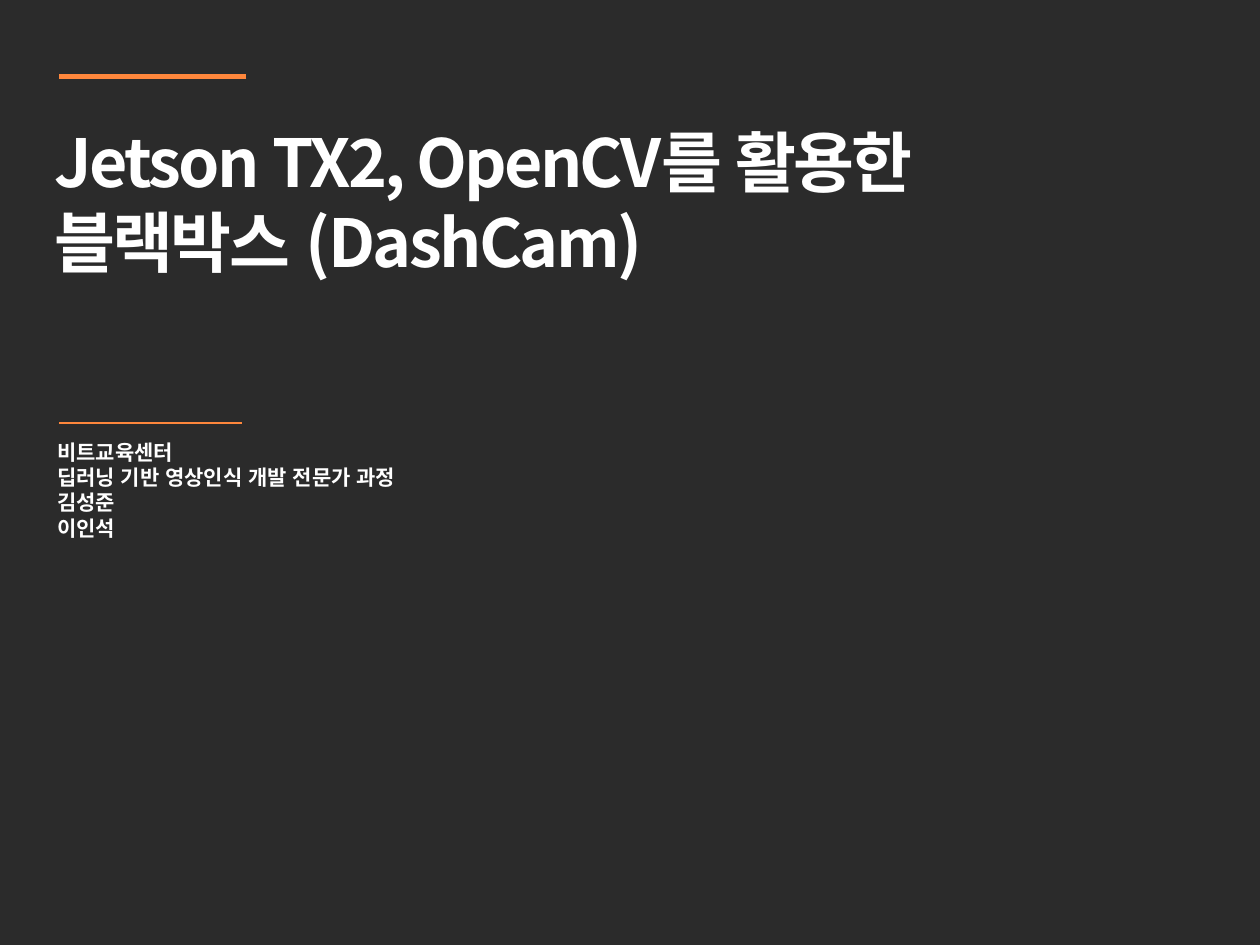
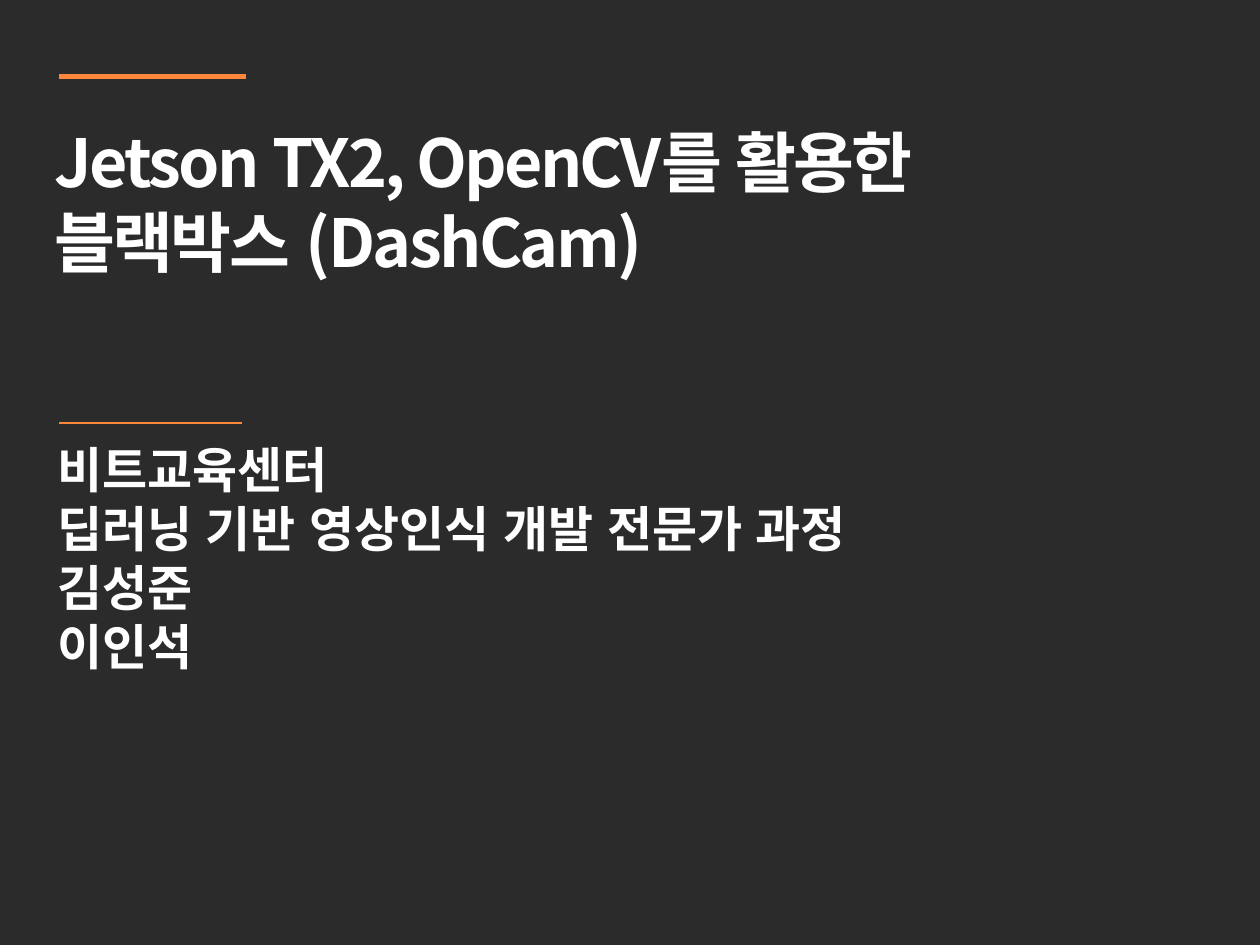
Before and after one commit to 94Kimseongjun/DashCam, a slide deck: slide 1 of DashCam_v1.pptx. Drawn at 1260x945 pixels with LibreOffice and Linux fonts; fonts in the diff are those of the drawing; background and template pictures are left out; a plain dark background stands for a picture behind light text. Boxes give left, top, right and bottom in pixels: in the first picture for what was removed or moved away, otherwise in the second. Text is boxed around its words. In the diff, an @@ line names an element or a change of style, - is before the commit and + after.

```diff
--- a/DashCam_v1.pptx
+++ b/DashCam_v1.pptx
@@ text "비트교육센터" at bbox=[57, 447, 846, 670]: size 12 to 28 pt @@
```
Also in this commit, not shown: 3 other slides changed.
